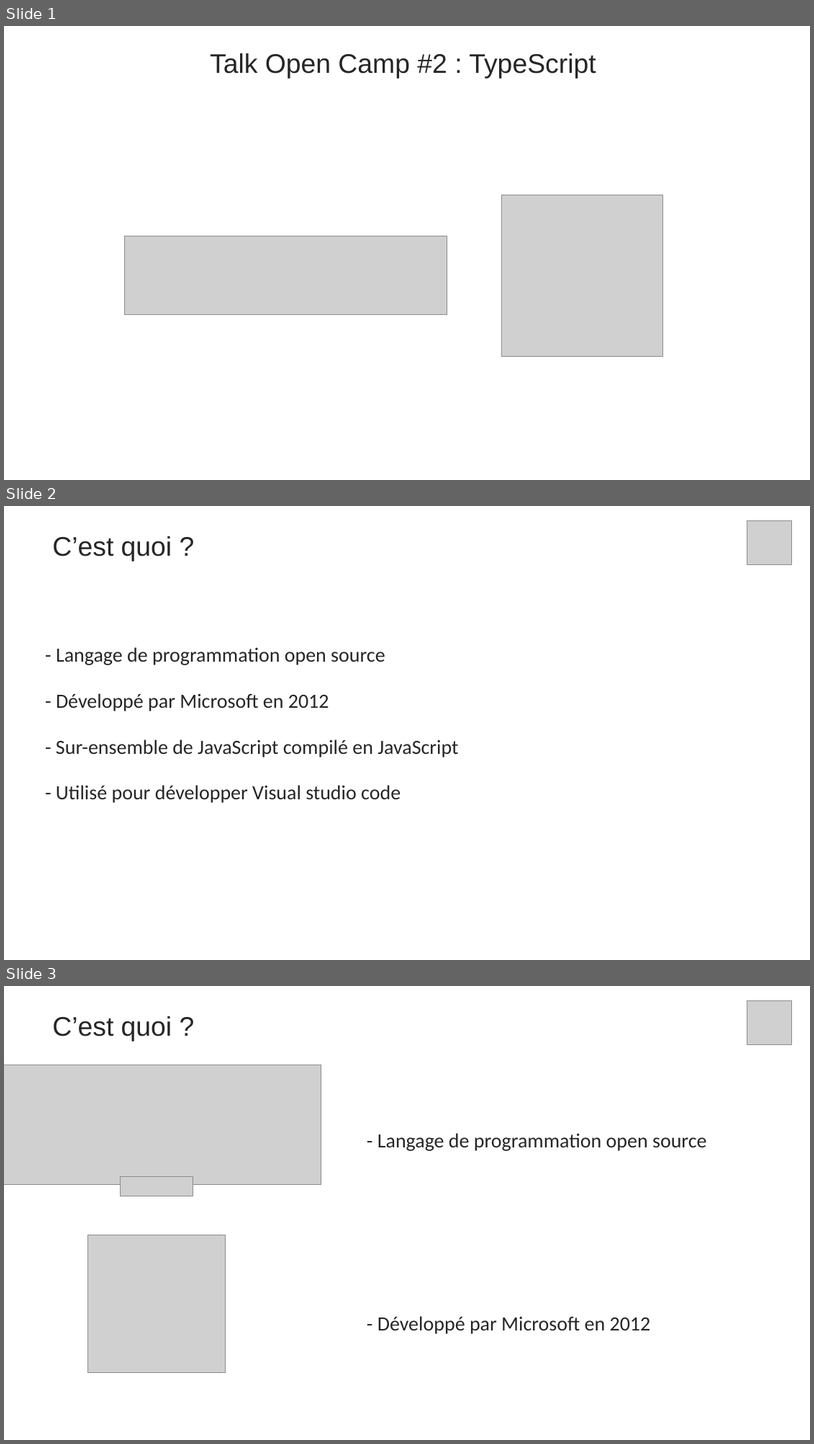
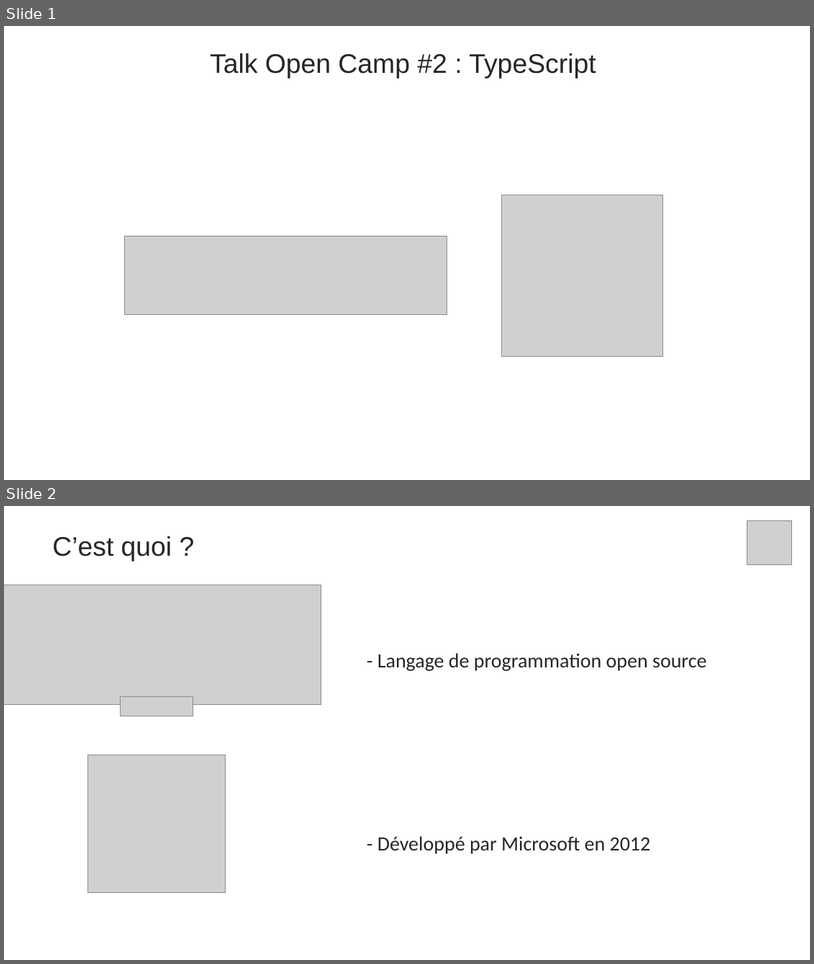
Before and after one commit to yatoogamii/talk-open-camp-02, a slide deck: opencamp02.pptx. Shown one above the other, each under a label of ours: slides 1, 2 and 3 before the commit, slides 1 and 2 after it. The pictures are 814x1444 and 814x964 pixels, drawn with LibreOffice and Linux fonts; fonts in the diff are those of the drawing; grey boxes stand for pictures. Boxes give left, top, right and bottom in pixels: in the first picture for what was removed or moved away, otherwise in the second. Text is boxed around its words. In the diff, an @@ line names an element or a change of style, - is before the commit and + after.

Commit message:
update powerpoint

```diff
--- a/opencamp02.pptx
+++ b/opencamp02.pptx
@@ slide 2 removed at box(4, 506, 810, 960), background #FFFFFF @@
@@ picture removed at box(748, 520, 792, 565) @@
@@ text removed at box(52, 536, 172, 561) @@
-C’est quoi ?
@@ text removed at box(56, 647, 385, 665) @@
-- Langage de programmation open source
@@ text removed at box(56, 693, 329, 711) @@
-- Développé par Microsoft en 2012
@@ text removed at box(56, 739, 458, 757) @@
-- Sur-ensemble de JavaScript compilé en JavaScript
@@ text removed at box(56, 785, 401, 803) @@
-- Utilisé pour développer Visual studio code
@@ what was slide 3 is now slide 2 @@
```
